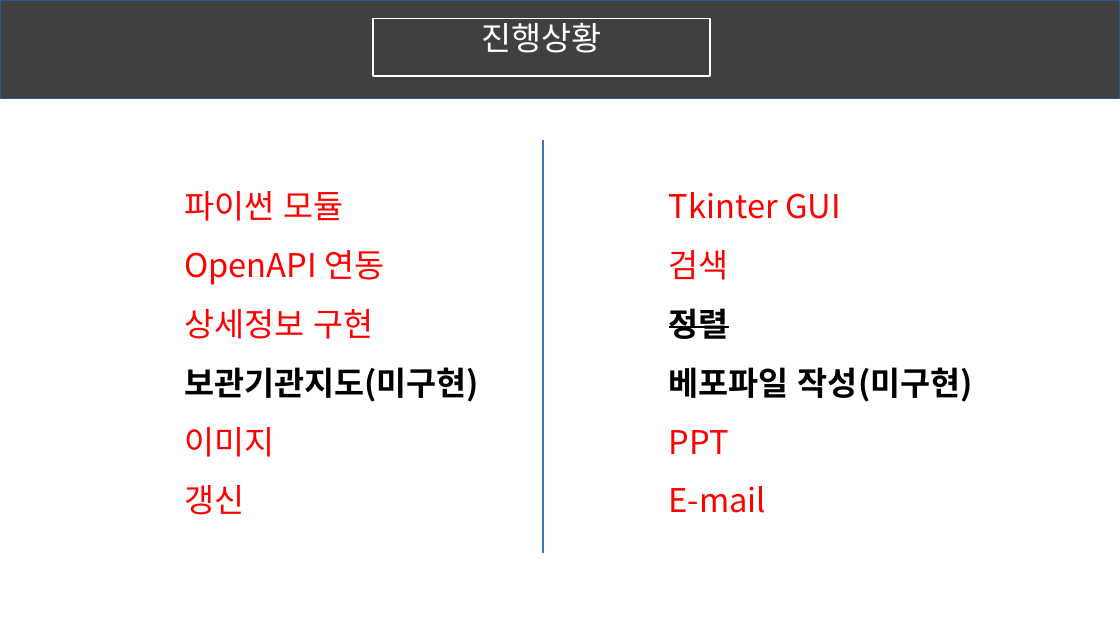
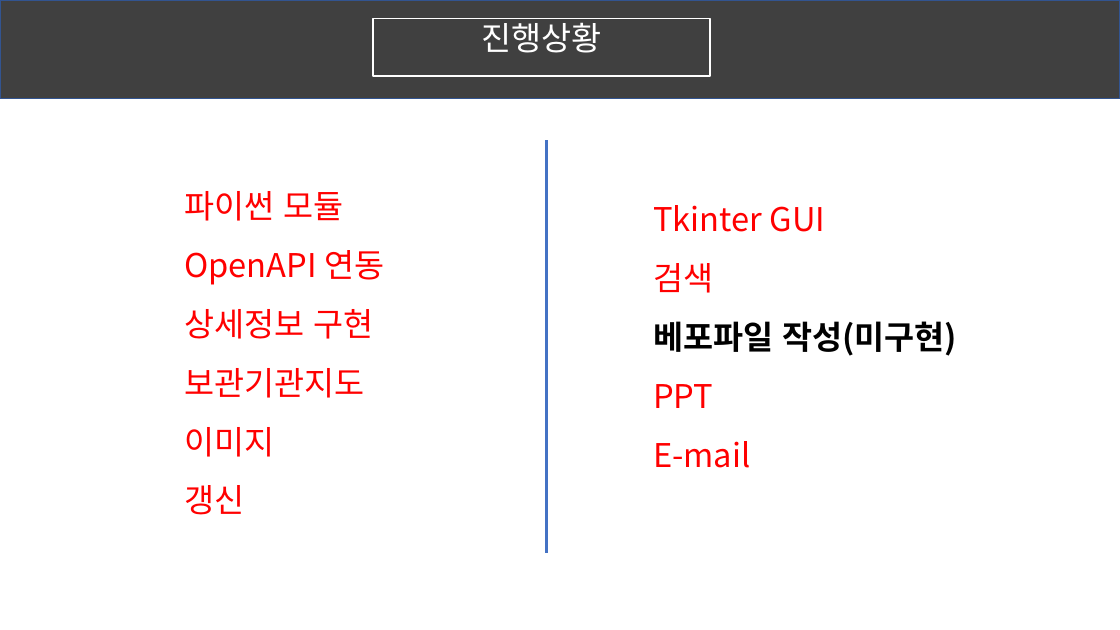
Before and after one commit to KU-t/ScripLanguage_Termp, a slide deck: slide 4 of 중간발표.pptx. Drawn at 1120x630 pixels with LibreOffice and Linux fonts; fonts in the diff are those of the drawing. Boxes give left, top, right and bottom in pixels: in the first picture for what was removed or moved away, otherwise in the second. Text is boxed around its words. In the diff, an @@ line names an element or a change of style, - is before the commit and + after.

Commit message:
190529 LastPPT

```diff
--- a/중간발표.pptx
+++ b/중간발표.pptx
@@ text "Tkinter GUI": place and size @@
-text "Tkinter GUI" at box(669, 192, 973, 513)
+text "Tkinter GUI" at box(653, 205, 957, 468)
@@ text at box(669, 308, 729, 339): paragraph removed @@
-정렬
@@ text at box(184, 368, 364, 398): text changed; text colour #000000 to #FF0000; bold off @@
-보관기관지도(미구현)
+보관기관지도
```
Also in this commit, not shown: 1 other slide changed, 1 slide added.
